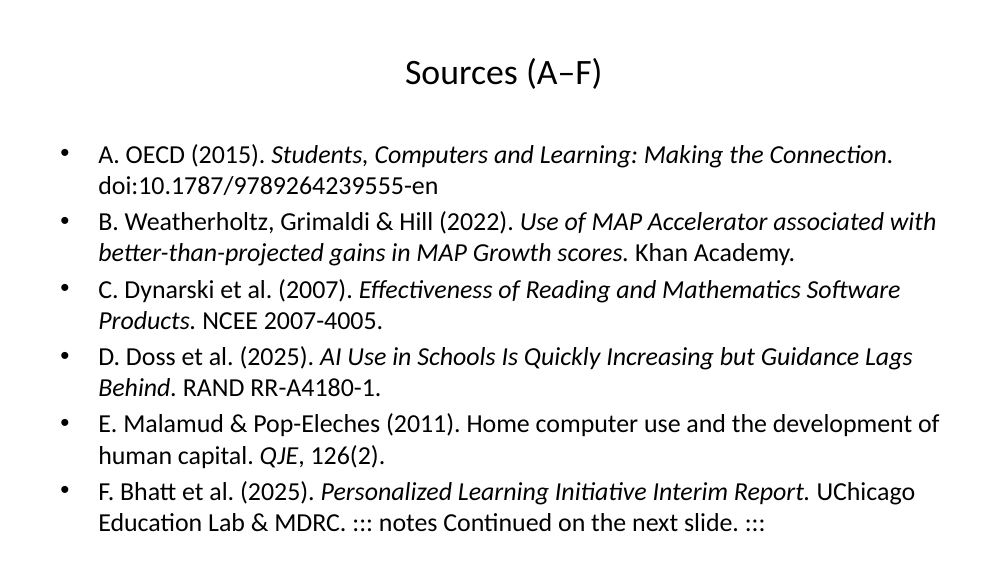
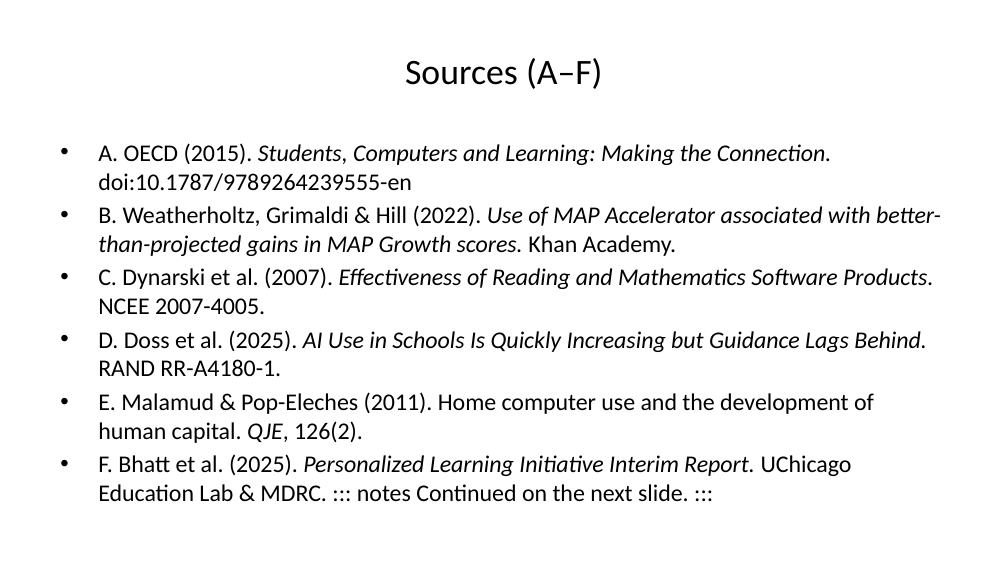
Before and after one commit to steffenerickson/edtech-evidence-lab, a slide deck: slide 12 of slides/output/edtech_slides_v2.pptx (slide 17 before the commit). Drawn at 1008x567 pixels with LibreOffice and Linux fonts; fonts in the diff are those of the drawing. Boxes give left, top, right and bottom in pixels: in the first picture for what was removed or moved away, otherwise in the second. Text is boxed around its words. In the diff, an @@ line names an element or a change of style, - is before the commit and + after.

```diff
--- a/slides/output/edtech_slides_v2.pptx
+++ b/slides/output/edtech_slides_v2.pptx
@@ text "A. OECD (2015). Students, Computers ..." at bbox=[98, 143, 941, 501]: size 18.5 to 17.1 pt @@
```
Also in this commit, not shown: 3 other slides changed, 1 slide added, 6 slides removed, 10 other files.
